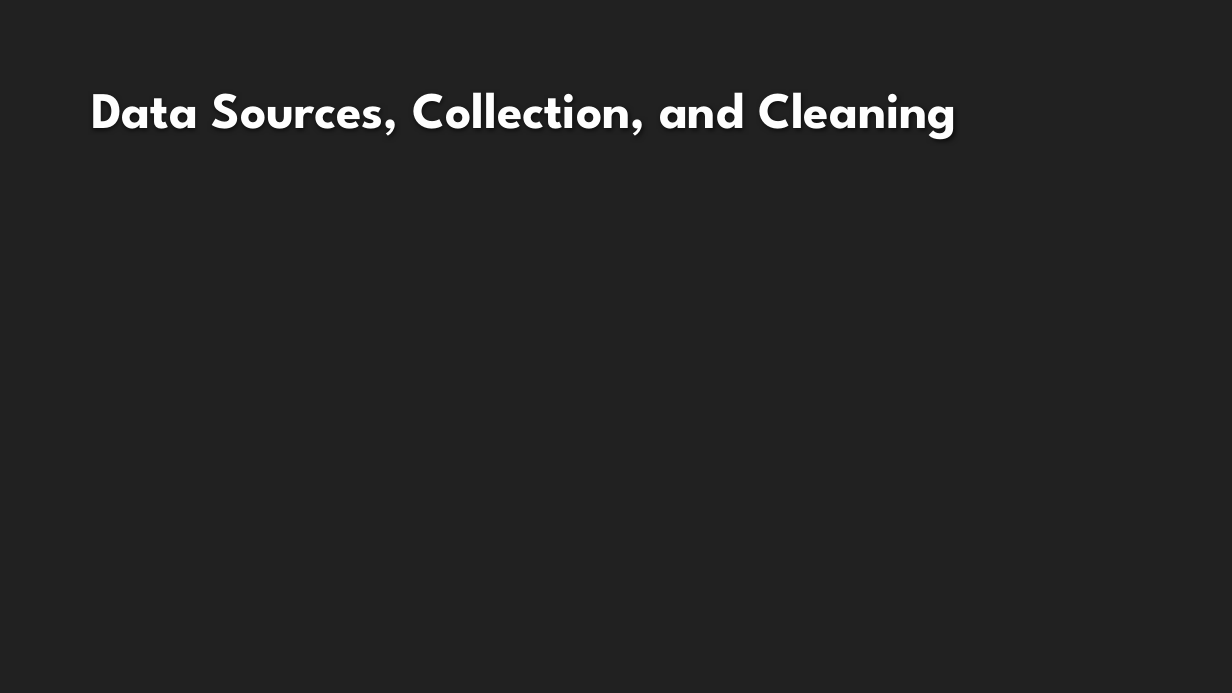
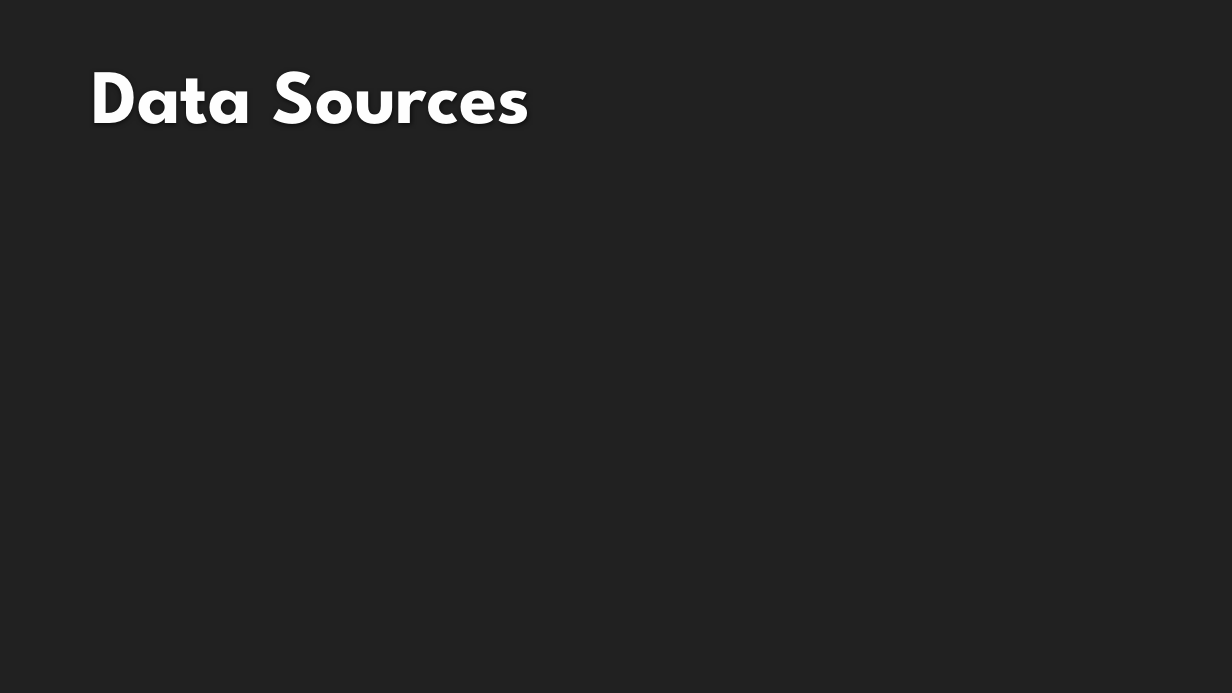
Before and after one commit to rolsenrob/SLC-AQI-Predictions-Project, a slide deck: slide 5 of Predicting Air Quality in Salt Lake City PowerPoint.pptx (slide 3 before the commit). Drawn at 1232x693 pixels with LibreOffice and Linux fonts; fonts in the diff are those of the drawing; background and template pictures are left out. Boxes give left, top, right and bottom in pixels: in the first picture for what was removed or moved away, otherwise in the second. Text is boxed around its words. In the diff, an @@ line names an element or a change of style, - is before the commit and + after.

```diff
--- a/Predicting Air Quality in Salt Lake City PowerPoint.pptx
+++ b/Predicting Air Quality in Salt Lake City PowerPoint.pptx
@@ title at bbox=[91, 71, 530, 124]: text changed; size 40 to 60 pt @@
-Data Sources, Collection, and Cleaning
+Data Sources
```
Also in this commit, not shown: 4 other slides changed, 5 slides added, 1 slide removed.
